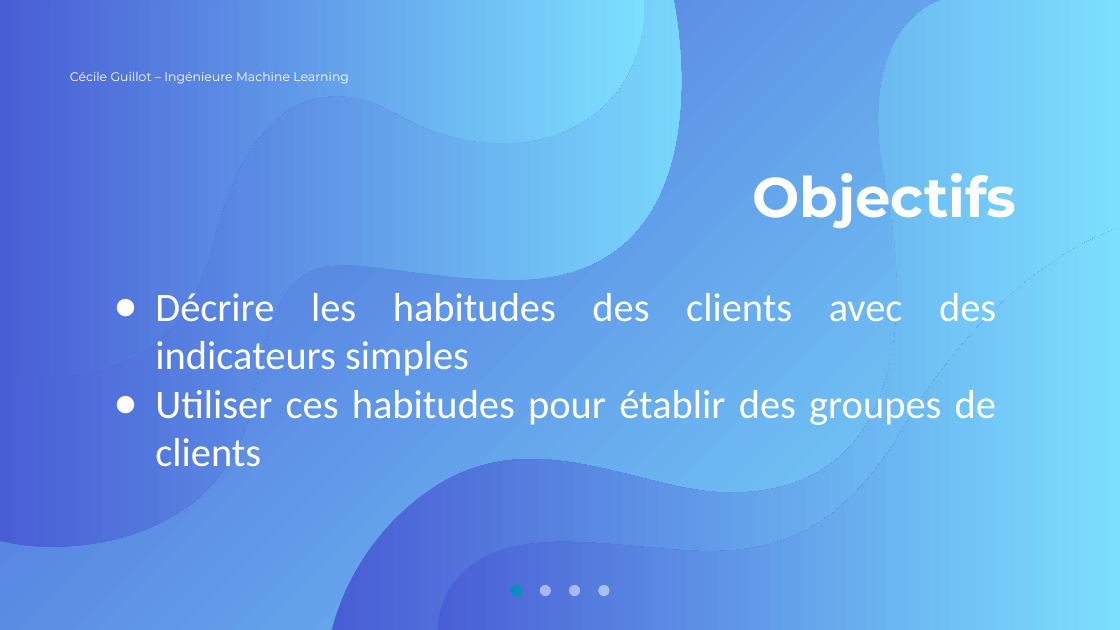
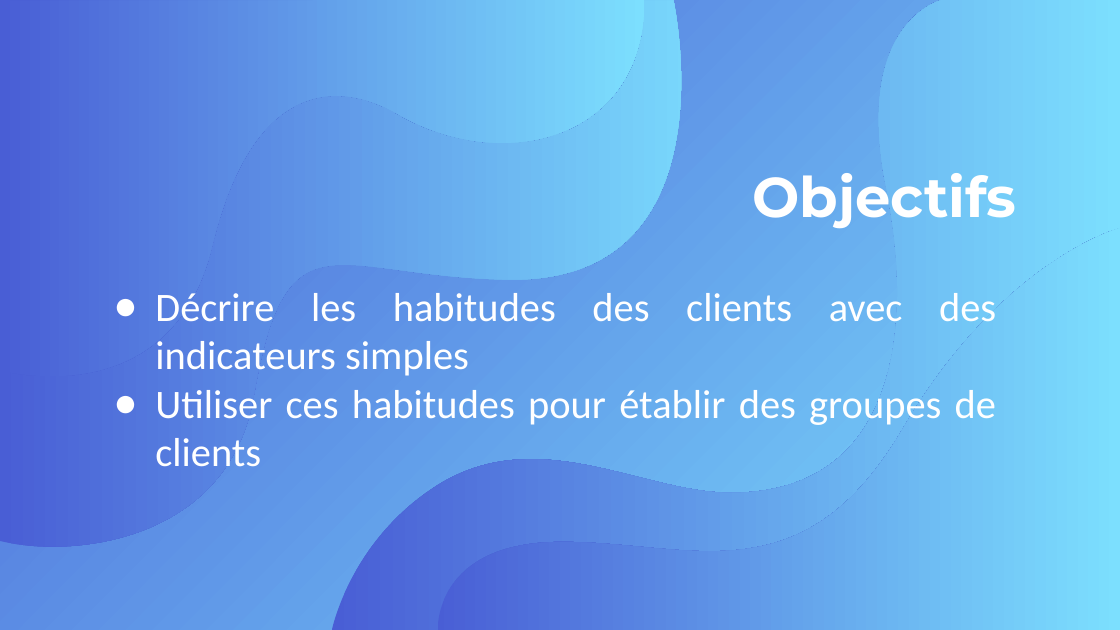
Before and after one commit to Sylvariane/segmentez_les_clients, a slide deck: slide 6 of POlist_03_presentation.pptx. Drawn at 1120x630 pixels with LibreOffice and Linux fonts; fonts in the diff are those of the drawing. Boxes give left, top, right and bottom in pixels: in the first picture for what was removed or moved away, otherwise in the second. Text is boxed around its words. In the diff, an @@ line names an element or a change of style, - is before the commit and + after.

```diff
--- a/POlist_03_presentation.pptx
+++ b/POlist_03_presentation.pptx
@@ text removed at (70, 72, 349, 84) @@
-Cécile Guillot – Ingénieure Machine Learning
@@ group removed at (511, 585, 609, 596): 4 ellipses @@
```
Also in this commit, not shown: 22 other slides changed, 9 other files.
